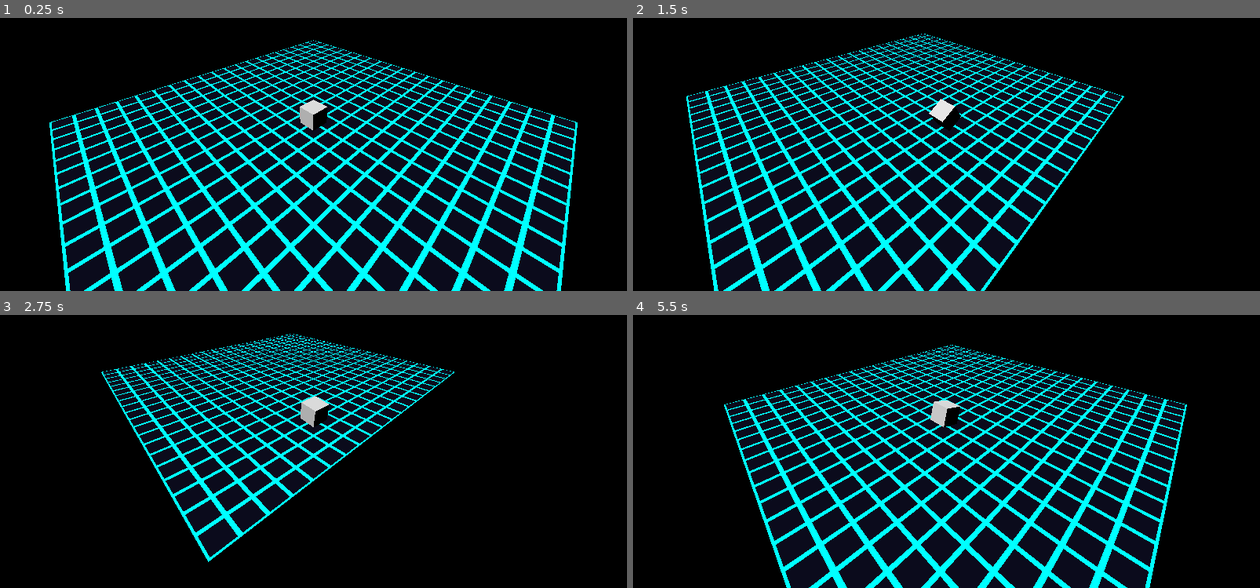
Above: before the commit, frames 1-4 (two rows, left to right).
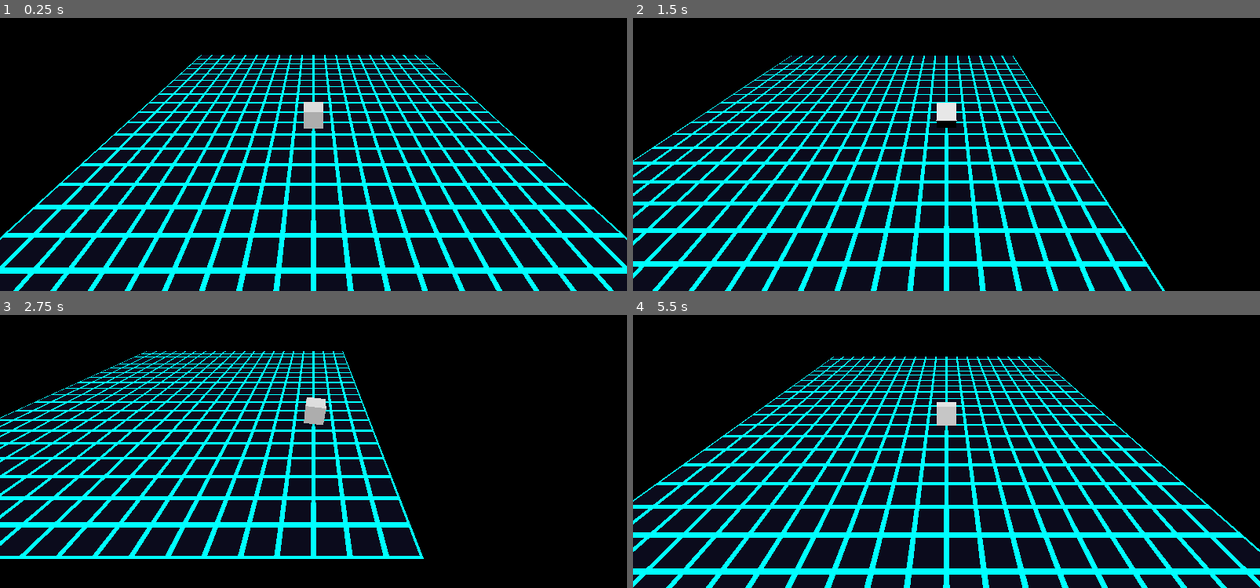
Above: after the commit, the same moments.

Repository: StevenLong/cube
Game: Godot game, scene res://main.tscn
The game is run twice, just before and just after one commit, with the same random seed, the same clock (stepped at 60 frames per second) and the same inputs.
Inputs:
- Up to frame 1 (0.25 s): no input
- Up to frame 2 (1.5 s): tap Enter at 0.5 s; hold Right (move_right) 0.53-1.28 s; tap F (camera_tilt_down) at 0.6 s; hold Down (move_back) from 1.28 s (still down); tap R (camera_tilt_up) at 1.35 s
- Up to frame 3 (2.75 s): release Down (move_back) at 2.03 s; hold Right (move_right) from 2.03 s (still down); tap F (camera_tilt_down) at 2.1 s
- Up to frame 4 (5.5 s): release Right (move_right) at 2.78 s; hold Up (move_forward) 2.78-3.53 s; tap R (camera_tilt_up) at 2.85, 4.35 s; hold Left (move_left) 3.53-5.03 s; tap F (camera_tilt_down) at 3.6, 5.1 s; hold Down (move_back) from 5.03 s (still down)

The runs differ from the first frame. In frame 1, 36% of the frame differs, in the area x 0-100%, y 8-100%; in frame 2, 36%; in frame 3, 36%; in frame 4, 39%, in the area x 0-100%, y 10-100%.

Commit message:
Revert camera to square-on, keep tilt

Diff:
--- a/camera_controller.gd
+++ b/camera_controller.gd
@@ -1,7 +1,7 @@
 extends Camera3D
 
 const DISTANCE := 12.0
-const H_ANGLE := PI / 4.0   # 45 degrees horizontal - isometric diagonal
+const H_ANGLE := 0.0        # square-on to grid
 const ELEV_MIN := 0.2        # ~11 degrees - almost side-on
 const ELEV_MAX := 1.3        # ~74 degrees - almost top-down
 const TILT_SPEED := 1.2
